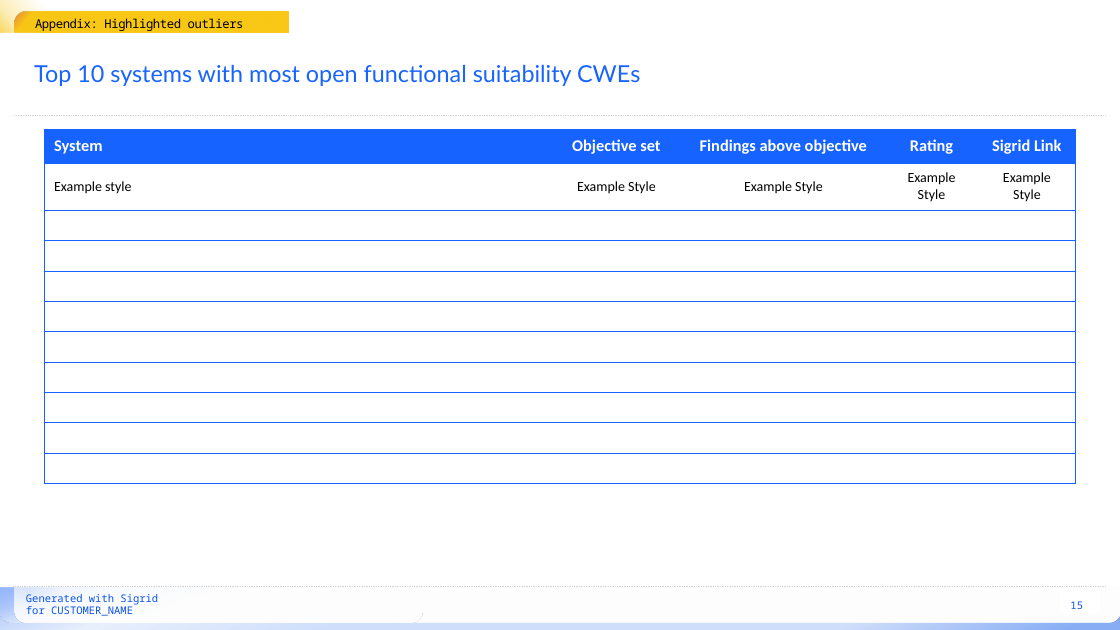
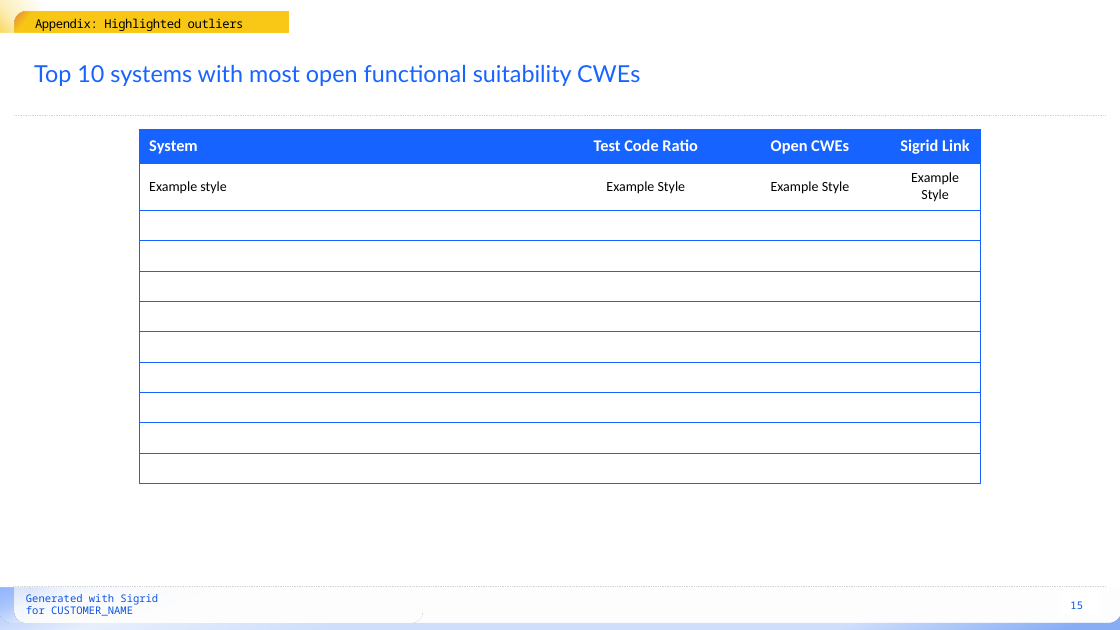
Before and after one commit to Software-Improvement-Group/sigrid-report-generator, a slide deck: slide 15 of src/report_generator/presets/templates/npr-5333-overview.pptx. Drawn at 1120x630 pixels with LibreOffice and Linux fonts; fonts in the diff are those of the drawing; background and template pictures are left out. Boxes give left, top, right and bottom in pixels: in the first picture for what was removed or moved away, otherwise in the second. Text is boxed around its words. In the diff, an @@ line names an element or a change of style, - is before the commit and + after.

```diff
--- a/src/report_generator/presets/templates/npr-5333-overview.pptx
+++ b/src/report_generator/presets/templates/npr-5333-overview.pptx
@@ table at (139, 129, 981, 480) @@
-column 2: Objective set | Example Style |  |  |  |  |  |  |  |  | 
-column 3: Findings above objective | Example Style |  |  |  |  |  |  |  |  | 
-column 4: Rating | Example Style |  |  |  |  |  |  |  |  | 
+column 2: Test Code Ratio | Example Style |  |  |  |  |  |  |  |  | 
+column 3: Open CWEs | Example Style |  |  |  |  |  |  |  |  | 
@@ table: place and size @@
-table at (45, 129, 1076, 480)
+table at (139, 129, 981, 480)
```
Also in this commit, not shown: 6 other files.
